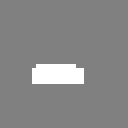
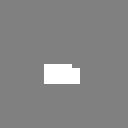
The second 128 × 128 image is a revision of the first. Changes to its layers:
painted on "Layer 3" over (x1=32, y1=64, x2=84, y2=84)
